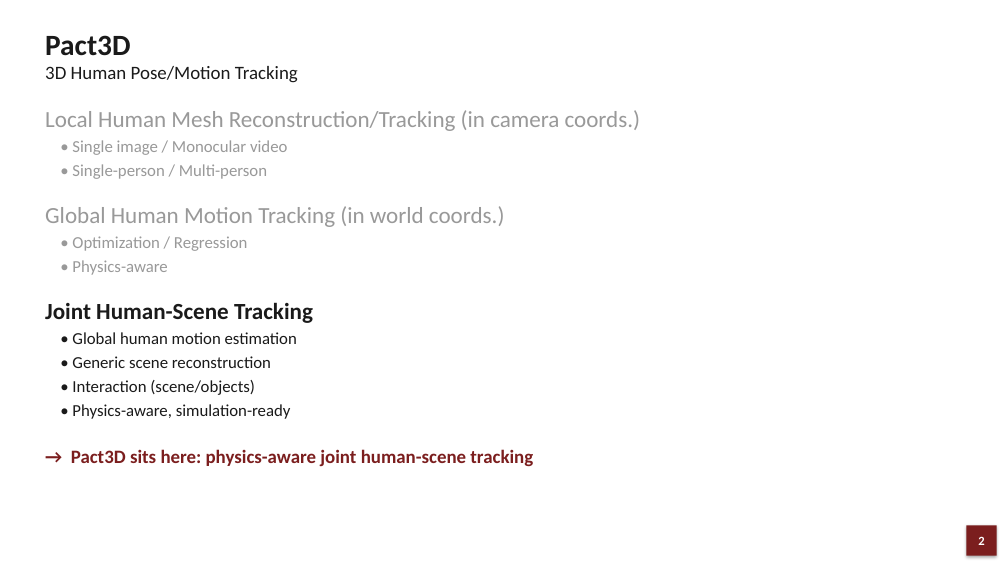
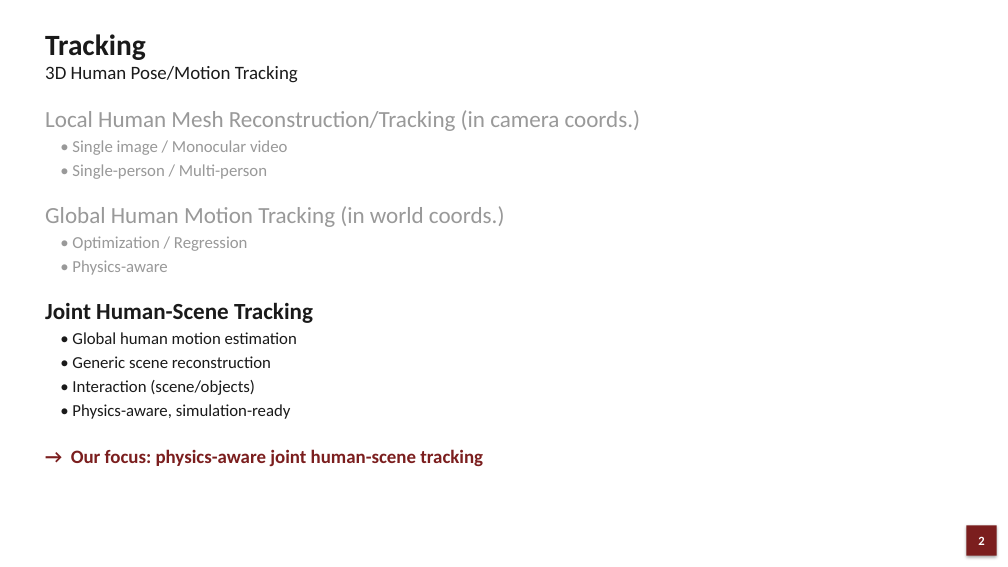
Before and after one commit to JCNTH/Pact3D, a slide deck: slide 2 of Pact3D_Presentation.pptx. Drawn at 1008x567 pixels with LibreOffice and Linux fonts; fonts in the diff are those of the drawing. Boxes give left, top, right and bottom in pixels: in the first picture for what was removed or moved away, otherwise in the second. Text is boxed around its words. In the diff, an @@ line names an element or a change of style, - is before the commit and + after.

```diff
--- a/Pact3D_Presentation.pptx
+++ b/Pact3D_Presentation.pptx
@@ text at box(45, 34, 146, 60): text changed @@
-Pact3D
+Tracking
@@ text at box(71, 449, 483, 467): text changed @@
-→ Pact3D sits here: physics-aware joint human-scene tracking
+→ Our focus: physics-aware joint human-scene tracking
```
Also in this commit, not shown: 16 other slides changed, 1 other file.
